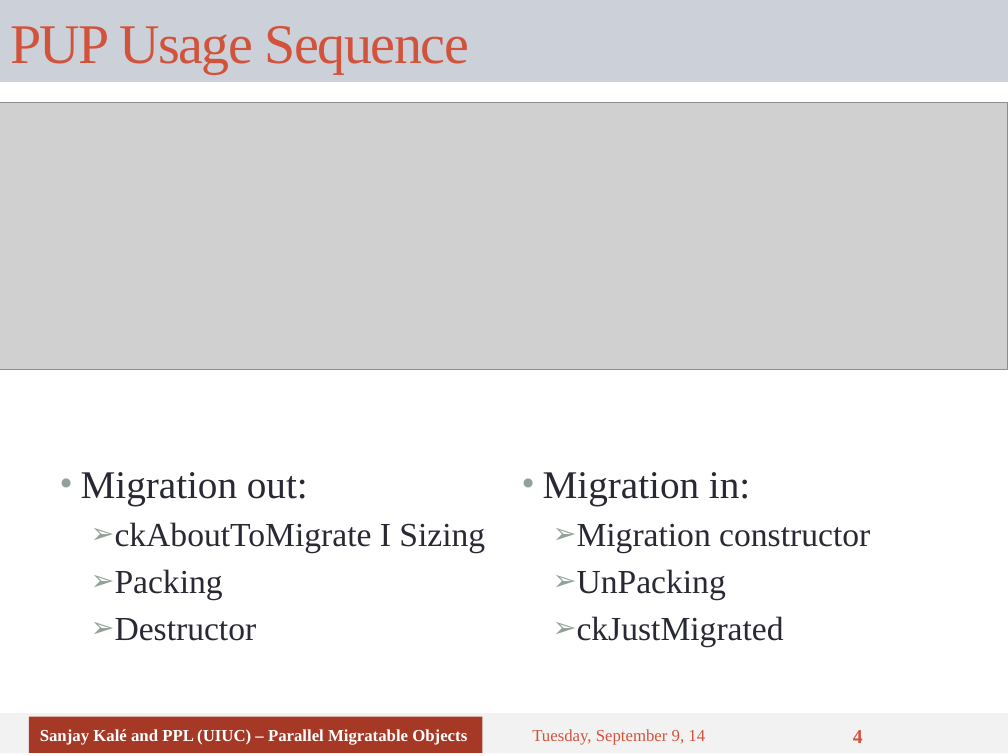
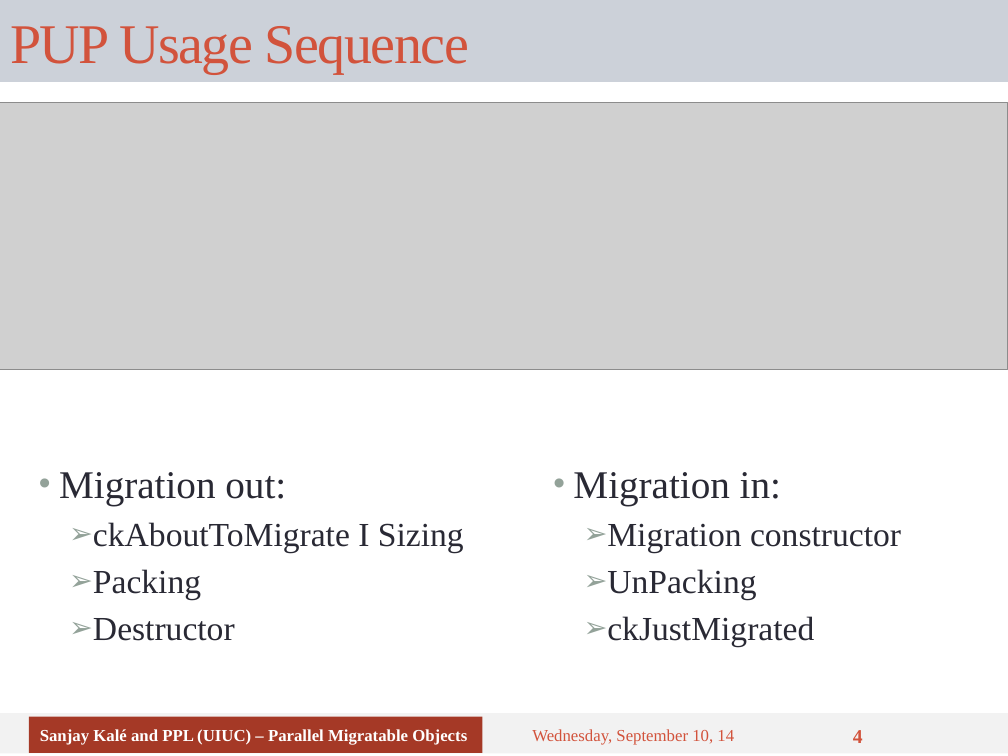
Before and after one commit to UIUC-PPL/charm_tutorial, a slide deck: slide 4 of tutorial-06-migratability.pptx. Drawn at 1008x756 pixels with LibreOffice and Linux fonts; fonts in the diff are those of the drawing; grey boxes stand for pictures. Boxes give left, top, right and bottom in pixels: in the first picture for what was removed or moved away, otherwise in the second. Text is boxed around its words. In the diff, an @@ line names an element or a change of style, - is before the commit and + after.

```diff
--- a/tutorial-06-migratability.pptx
+++ b/tutorial-06-migratability.pptx
@@ text "Migration out:": place and size @@
-text "Migration out:" at bbox=[81, 472, 485, 641]
+text "Migration out:" at bbox=[59, 472, 464, 641]
@@ text "Migration in:": place and size @@
-text "Migration in:" at bbox=[543, 472, 870, 647]
+text "Migration in:" at bbox=[573, 472, 901, 647]
@@ text at bbox=[532, 729, 734, 745]: text changed @@
-Tuesday, September 9, 14
+Wednesday, September 10, 14
```
Also in this commit, not shown: 8 other slides changed.
